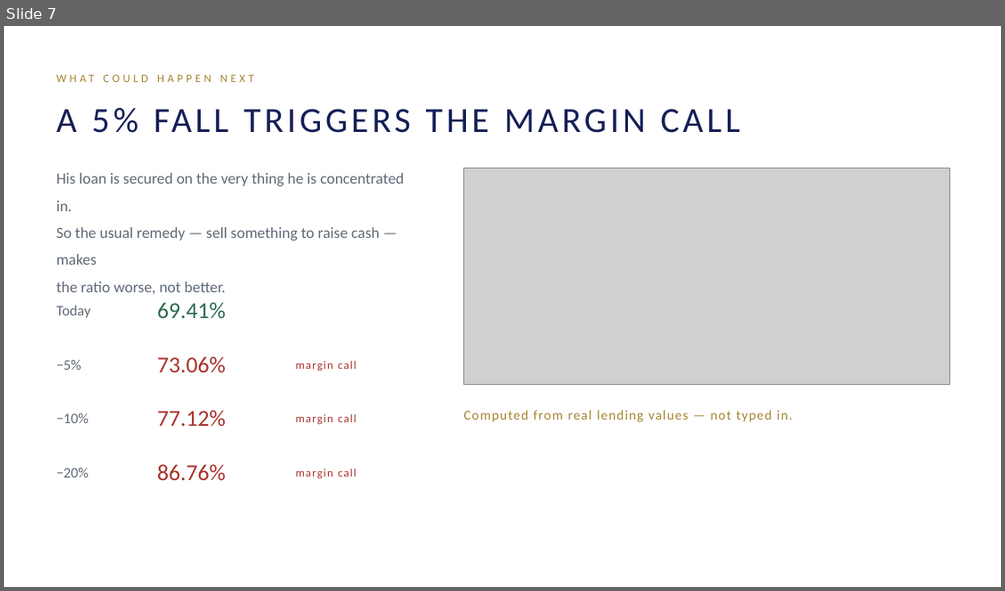
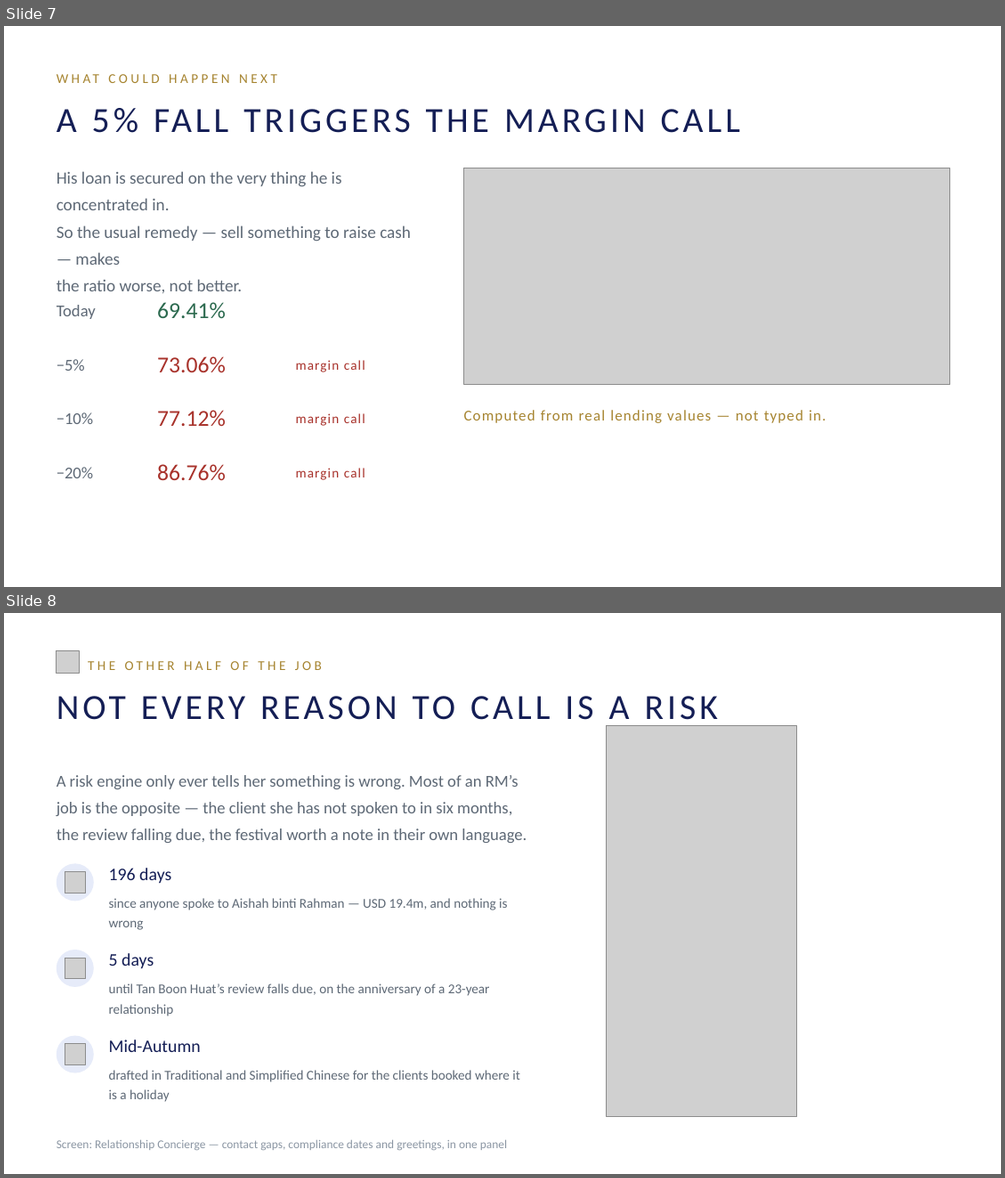
Before and after one commit to jvvinoth/Foresight-RM, a slide deck: docs/Foresight-RM-Pitch.pptx. Shown one above the other, each under a label of ours: slide 7 before the commit, slides 7 and 8 after it. The pictures are 1005x591 and 1005x1178 pixels, drawn with LibreOffice and Linux fonts; fonts in the diff are those of the drawing; grey boxes stand for pictures. Boxes give left, top, right and bottom in pixels: in the first picture for what was removed or moved away, otherwise in the second. Text is boxed around its words. In the diff, an @@ line names an element or a change of style, - is before the commit and + after.

```diff
--- a/docs/Foresight-RM-Pitch.pptx
+++ b/docs/Foresight-RM-Pitch.pptx
@@ slide 8 added at box(4, 613, 1001, 1174), background #FFFFFF @@
@@ picture added at box(57, 650, 79, 673) @@
@@ text added at box(88, 661, 322, 670), 13 pt, text #A68430 @@
+THE OTHER HALF OF THE JOB
@@ text added at box(413, 696, 513, 720), 34 pt, text #141E55 @@
+NOT EVERY REASON TO CALL IS A RISK
@@ picture added at box(606, 725, 797, 1116) @@
@@ text added at box(57, 775, 526, 843), 16 pt, text #5E6976 @@
+A risk engine only ever tells her something is wrong. Most of an RM’s job is the opposite — the client she has not spoken to in six months, the review falling due, the festival worth a note in their own language.
@@ ellipse added at box(57, 863, 94, 900), fill #E6EBF9 @@
@@ picture added at box(65, 872, 86, 892) @@
@@ text added at box(109, 868, 171, 884), 17 pt, text #141E55 @@
+196 days
@@ text added at box(109, 898, 507, 930), 13 pt, text #5E6976 @@
+since anyone spoke to Aishah binti Rahman — USD 19.4m, and nothing is wrong
@@ ellipse added at box(57, 949, 94, 987), fill #E6EBF9 @@
@@ picture added at box(65, 957, 86, 979) @@
@@ text added at box(109, 953, 154, 969), 17 pt, text #141E55 @@
+5 days
@@ text added at box(109, 983, 490, 1016), 13 pt, text #5E6976 @@
+until Tan Boon Huat’s review falls due, on the anniversary of a 23-year relationship
@@ ellipse added at box(57, 1036, 94, 1073), fill #E6EBF9 @@
@@ text added at box(109, 1039, 201, 1052), 17 pt, text #141E55 @@
+Mid-Autumn
@@ picture added at box(65, 1044, 86, 1064) @@
@@ text added at box(109, 1070, 520, 1102), 13 pt, text #5E6976 @@
+drafted in Traditional and Simplified Chinese for the clients booked where it is a holiday
@@ text added at box(57, 1140, 507, 1150), 11.5 pt, text #8B96A3 @@
+Screen: Relationship Concierge — contact gaps, compliance dates and greetings, in one panel
@@ slide 7 changed as well @@
@@ text "His loan is secured on ..." at box(57, 171, 411, 293): size 15 to 16.5 pt @@
@@ text "Computed from real lending values ..." at box(464, 410, 825, 423): size 13 to 14.5 pt @@
@@ size 14 to 16 pt in 4 elements at box(57, 305, 96, 319), box(57, 359, 85, 370), box(57, 412, 93, 424), box(57, 467, 93, 478) @@
@@ size 11 to 13 pt in 4 elements at box(57, 67, 729, 88), box(296, 360, 365, 372), box(296, 413, 365, 426), box(296, 467, 365, 480) @@
```
Also in this commit, not shown: 10 other slides changed, 44 other files.
